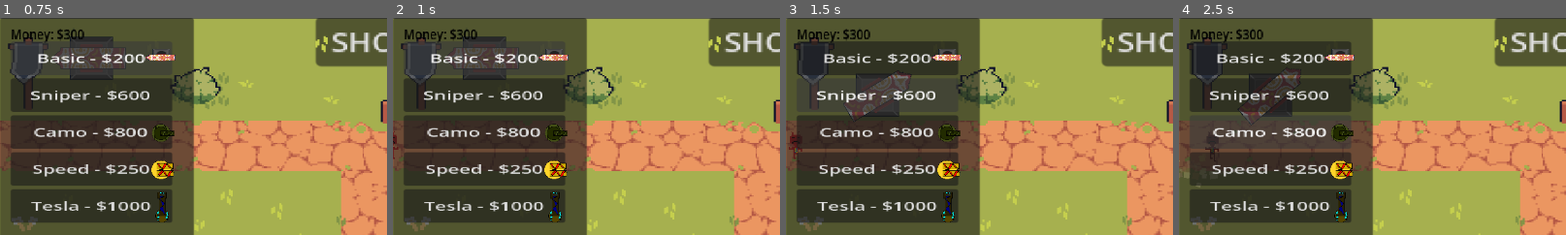
Above: before the commit, frames 1-4 (left to right).
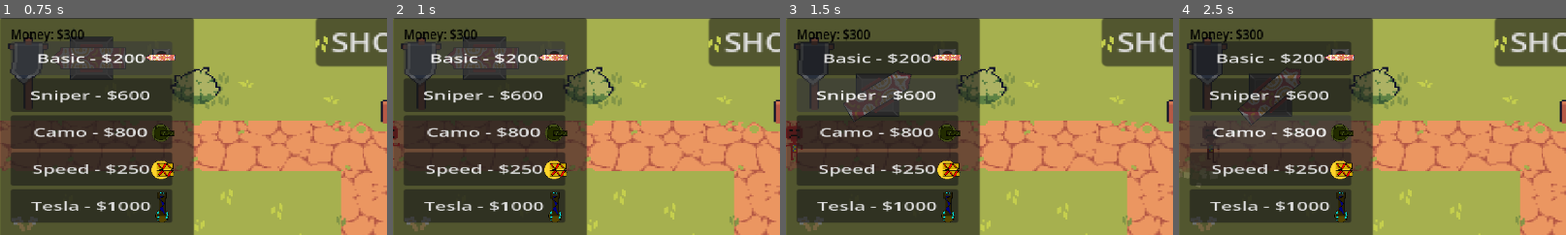
Above: after the commit, the same moments.

Repository: Matthewfrogman/Battle_towers
Game: Godot game, scene res://scenes/world_root.tscn
The game is run twice, just before and just after one commit, with the same random seed, the same clock (stepped at 60 frames per second) and the same inputs. This scene is started directly instead of the project's main scene.
Inputs:
- Up to frame 1 (0.75 s): click "Basic - $200" at 0.5 s
- Up to frame 2 (1 s): no input
- Up to frame 3 (1.5 s): click "Sniper - $600" at 1.25 s
- Up to frame 4 (2.5 s): click "Camo - $800" at 2 s
The pictures show only the part of the screen within x 0-50%, y 0-50%; the shares and areas given below are measured in that part.

Frame 1 is identical in both runs. In frame 2, 0.1% of the frame differs, in the area x 0-2%, y 47-66%; in frame 3, 0.3%, in the area x 0-5%, y 47-67%; in frame 4, less than 0.1%.

Commit message:
size changes

Diff:
--- a/enemies/camo_enemy.tscn
+++ b/enemies/camo_enemy.tscn
@@ -4,8 +4,8 @@
 [ext_resource type="Texture2D" uid="uid://ua3ln3totm8f" path="res://Map1_assets/camo.png" id="1_ev3xy"]
 
 [sub_resource type="CapsuleShape2D" id="CapsuleShape2D_oqysh"]
-radius = 9.0
-height = 24.0
+radius = 30.0
+height = 60.0
 
 [sub_resource type="AtlasTexture" id="AtlasTexture_p2t3m"]
 atlas = ExtResource("1_ev3xy")
@@ -37,5 +37,6 @@
 
 [node name="AnimatedSprite2D" type="AnimatedSprite2D" parent="." unique_id=987943212]
 position = Vector2(1, -2)
+scale = Vector2(3, 3)
 sprite_frames = SubResource("SpriteFrames_ln7mm")
 autoplay = "default"
--- a/enemies/speeder_body.tscn
+++ b/enemies/speeder_body.tscn
@@ -4,6 +4,8 @@
 [ext_resource type="Script" uid="uid://dormthxby0qn1" path="res://scenes/enemy_base.gd" id="1_70fql"]
 
 [sub_resource type="CapsuleShape2D" id="CapsuleShape2D_obg72"]
+radius = 21.0
+height = 66.0
 
 [sub_resource type="AtlasTexture" id="AtlasTexture_ycak7"]
 atlas = ExtResource("1_2apkp")
@@ -36,4 +38,6 @@
 shape = SubResource("CapsuleShape2D_obg72")
 
 [node name="AnimatedSprite2D" type="AnimatedSprite2D" parent="." unique_id=900800601]
+position = Vector2(1, 4)
+scale = Vector2(3, 3)
 sprite_frames = SubResource("SpriteFrames_u5ova")
--- a/enemies/tank_enemy.tscn
+++ b/enemies/tank_enemy.tscn
@@ -4,8 +4,8 @@
 [ext_resource type="Texture2D" uid="uid://ce51hquxkyy16" path="res://Map1_assets/Tank.png" id="1_xv40v"]
 
 [sub_resource type="CapsuleShape2D" id="CapsuleShape2D_a3oi6"]
-radius = 13.0
-height = 34.0
+radius = 36.0
+height = 72.0
 
 [sub_resource type="AtlasTexture" id="AtlasTexture_58050"]
 atlas = ExtResource("1_xv40v")
@@ -38,6 +38,7 @@
 shape = SubResource("CapsuleShape2D_a3oi6")
 
 [node name="AnimatedSprite2D" type="AnimatedSprite2D" parent="." unique_id=1384555196]
-position = Vector2(1, -2)
+position = Vector2(2, -6.9999995)
+scale = Vector2(2.5, 2.5)
 sprite_frames = SubResource("SpriteFrames_ifx1b")
 autoplay = "default"
--- a/scenes/enemy_base.tscn
+++ b/scenes/enemy_base.tscn
@@ -4,8 +4,8 @@
 [ext_resource type="Texture2D" uid="uid://cusxjs3mawfhx" path="res://Map1_assets/basic.png" id="2_sw0xa"]
 
 [sub_resource type="CapsuleShape2D" id="CapsuleShape2D_sw0xa"]
-radius = 13.0
-height = 48.0
+radius = 16.0
+height = 74.0
 
 [sub_resource type="AtlasTexture" id="AtlasTexture_j1ss0"]
 atlas = ExtResource("2_sw0xa")
@@ -36,7 +36,7 @@
 shape = SubResource("CapsuleShape2D_sw0xa")
 
 [node name="sprite" type="AnimatedSprite2D" parent="." unique_id=1659861200]
-position = Vector2(5, 29)
-scale = Vector2(1.8, 1.8)
+position = Vector2(4, 34)
+scale = Vector2(2.5, 2.5)
 sprite_frames = SubResource("SpriteFrames_lxe82")
 autoplay = "default"
